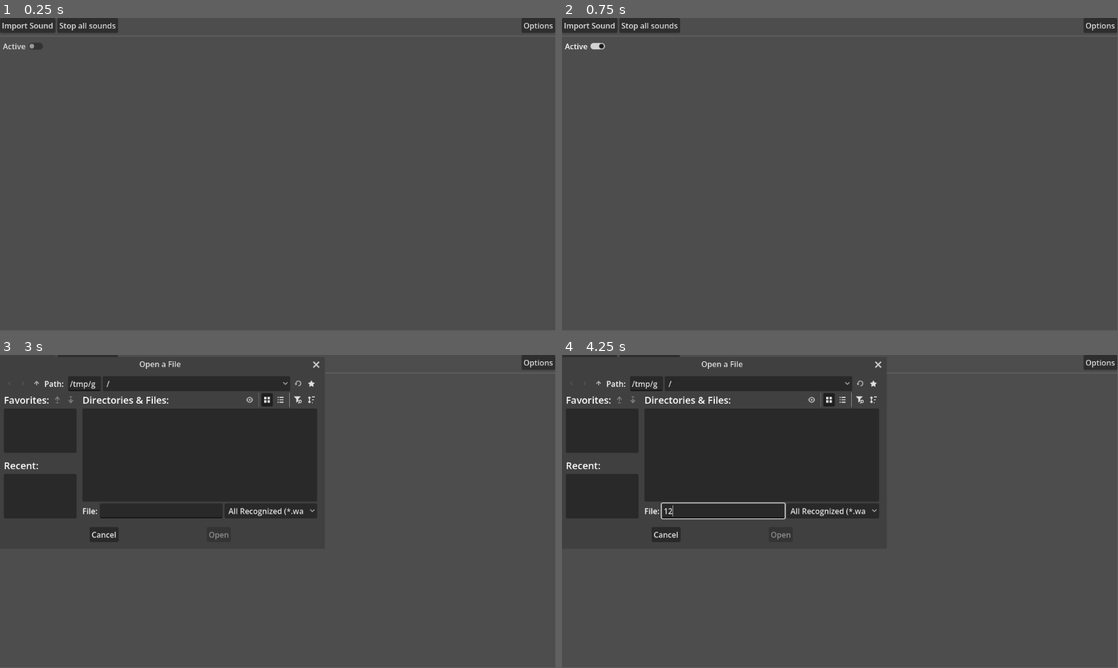
Above: before the commit, frames 1-4 (two rows, left to right).
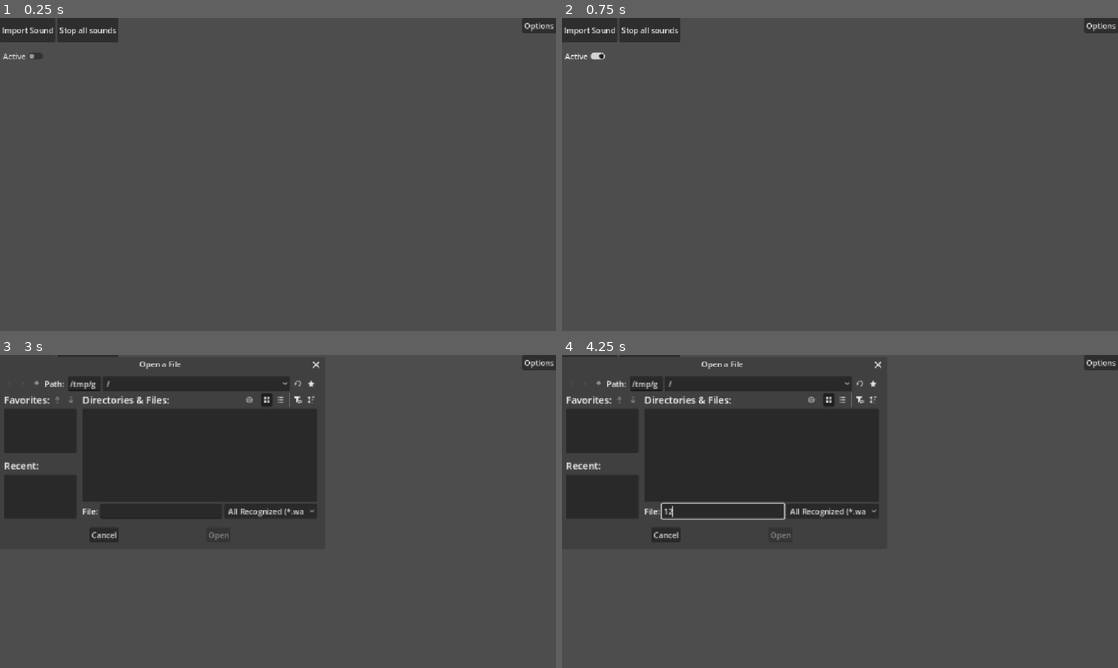
Above: after the commit, the same moments.

Repository: Fishlung/Soundboard-App
Game: Godot game, scene res://main.tscn
The game is run twice, just before and just after one commit, with the same random seed, the same clock (stepped at 60 frames per second) and the same inputs.
Inputs (mouse positions are in pixels of both pictures, inside the frame that each line leads up to):
- Up to frame 1 (0.25 s): no input
- Up to frame 2 (0.75 s): click "Active" at 0.5 s
- Up to frame 3 (3 s): click "Active" at 1.25 s; click "Active" at 2 s; click "Import Sound" at 2.75 s
- Up to frame 4 (4.25 s): click (723, 511) at 3.52 s; type "12" at 3.6 s
In our replay, the window is 799x449 before the commit and 800x450 after it. These sizes can differ from the game's own. Grey fills any space a smaller window leaves; there, only what the larger window draws over its background counts as a difference.

The runs differ from the first frame. In frame 1, 1.2% of the frame differs, in the area x 0-100%, y 0-14%; in frame 2, 1.2%; in frame 3, 1.0%; in frame 4, 1.3%, in the area x 0-100%, y 0-60%.

Commit message:
UI changes

Diff:
--- a/main.tscn
+++ b/main.tscn
@@ -21,37 +21,49 @@
 filters = PackedStringArray("*.wav", "*.Ogg", "*.mp3")
 
 [node name="VBoxContainer" type="VBoxContainer" parent="." unique_id=235984016]
-layout_mode = 0
-offset_right = 1152.0
-offset_bottom = 35.0
+layout_mode = 1
+anchors_preset = -1
+anchor_right = 1.0
+anchor_bottom = 0.8919753
+grow_horizontal = 2
+metadata/_edit_use_anchors_ = true
 
 [node name="HBoxContainer" type="HBoxContainer" parent="VBoxContainer" unique_id=448205988]
 layout_mode = 2
 
 [node name="Import" type="Button" parent="VBoxContainer/HBoxContainer" unique_id=803927011]
+custom_minimum_size = Vector2(0, 50)
 layout_mode = 2
 text = "Import Sound"
 
 [node name="StopAll" type="Button" parent="VBoxContainer/HBoxContainer" unique_id=823800168]
+custom_minimum_size = Vector2(0, 50)
 layout_mode = 2
 text = "Stop all sounds"
 
 [node name="HSeparator" type="HSeparator" parent="VBoxContainer" unique_id=536728982]
+visible = false
 layout_mode = 2
 
 [node name="ActiveToggle" type="CheckButton" parent="VBoxContainer" unique_id=1380227880]
 unique_name_in_owner = true
+custom_minimum_size = Vector2(0, 50)
 layout_mode = 2
 size_flags_horizontal = 0
 text = "Active"
 
-[node name="SoundContainer" type="GridContainer" parent="VBoxContainer" unique_id=495359252]
-unique_name_in_owner = true
-layout_mode = 2
-size_flags_horizontal = 4
-theme_override_constants/h_separation = 200
-theme_override_constants/v_separation = 200
-columns = 2
+[node name="ScrollContainer" type="ScrollContainer" parent="VBoxContainer" unique_id=1489369877]
+clip_contents = false
+custom_minimum_size = Vector2(0, 500)
+layout_mode = 2
+
+[node name="SoundContainer" type="GridContainer" parent="VBoxContainer/ScrollContainer" unique_id=495359252]
+unique_name_in_owner = true
+layout_mode = 2
+size_flags_horizontal = 6
+theme_override_constants/h_separation = 25
+theme_override_constants/v_separation = 25
+columns = 8
 
 [node name="SoundOptions" type="ColorRect" parent="." unique_id=924983441]
 unique_name_in_owner = true
--- a/project.godot
+++ b/project.godot
@@ -19,6 +19,11 @@
 
 buses/default_bus_layout=""
 
+[display]
+
+window/stretch/mode="canvas_items"
+window/stretch/aspect="expand"
+
 [input]
 
 left_click={
--- a/sound_button.tscn
+++ b/sound_button.tscn
@@ -18,6 +18,7 @@
 size_flags_horizontal = 3
 size_flags_vertical = 3
 button_mask = 3
+clip_text = true
 script = ExtResource("1_ey4w7")
 metadata/_custom_type_script = "uid://c7srsqp6degb"
 
